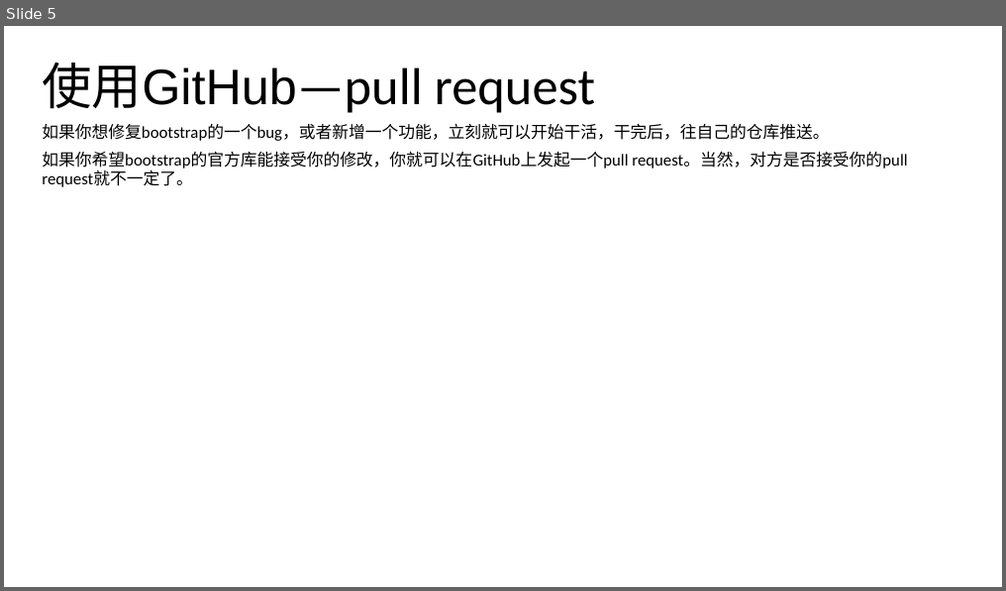
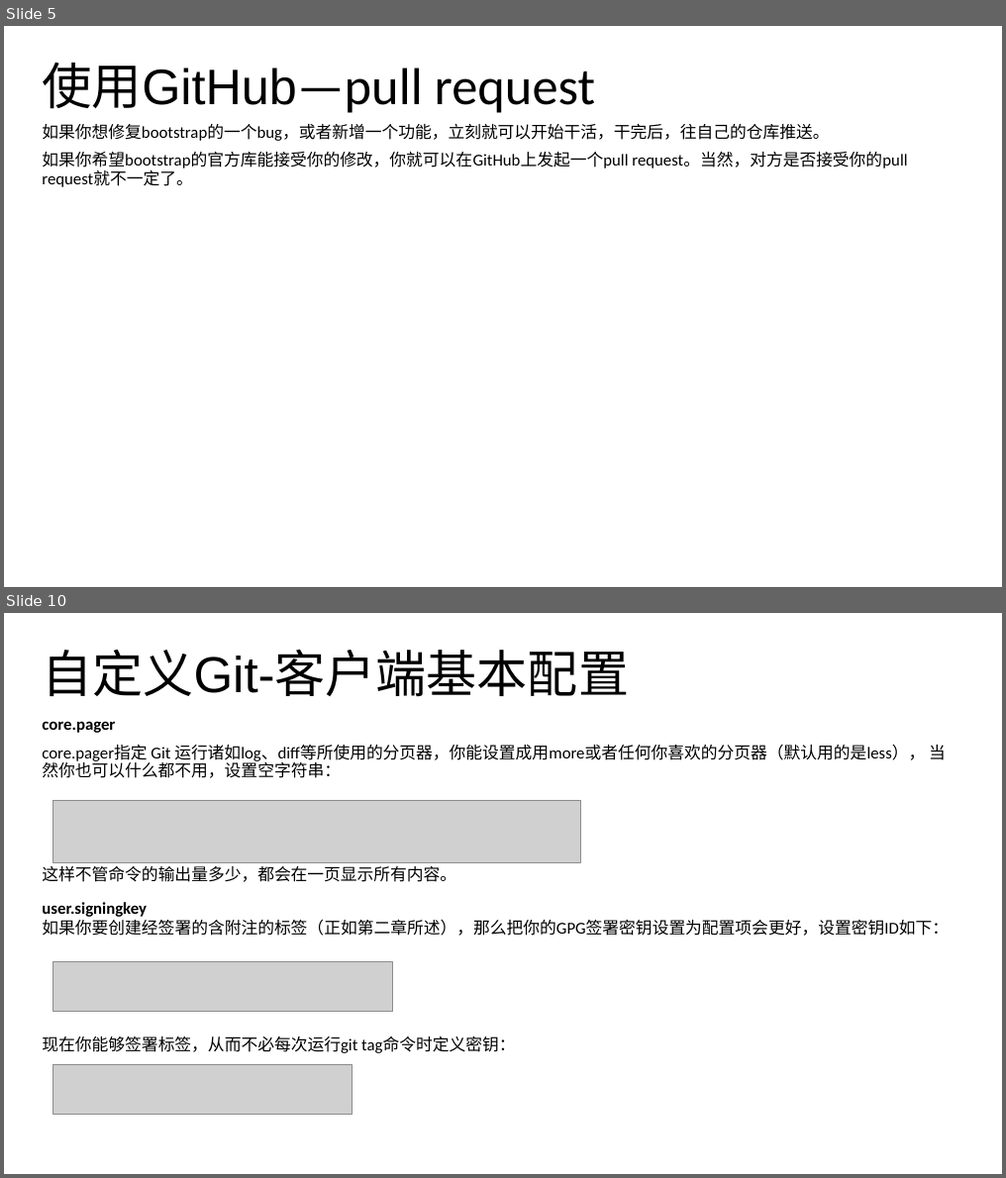
Before and after one commit to noprom/shandong, a slide deck: doc/ppt/迪力尼亚.pptx. Shown one above the other, each under a label of ours: slide 5 before the commit, slides 5 and 10 after it; the slides between them are not shown. The pictures are 1006x591 and 1006x1178 pixels, drawn with LibreOffice and Linux fonts; fonts in the diff are those of the drawing; grey boxes stand for pictures. Boxes give left, top, right and bottom in pixels: in the first picture for what was removed or moved away, otherwise in the second. Text is boxed around its words. In the diff, an @@ line names an element or a change of style, - is before the commit and + after.

```diff
--- a/doc/ppt/迪力尼亚.pptx
+++ b/doc/ppt/迪力尼亚.pptx
@@ slide 10 added at <box>4,613,1002,1174</box>, background #FFFFFF @@
@@ title added at <box>42,649,629,697</box>, 48.6 pt, text #000000 @@
+自定义Git-客户端基本配置
@@ subtitle added at <box>42,721,945,778</box>, 16 pt, text #000000 @@
+core.pager
+core.pager指定 Git 运行诸如log、diff等所使用的分页器，你能设置成用more或者任何你喜欢的分页器（默认用的是less）， 当然你也可以什么都不用，设置空字符串：
@@ picture added at <box>54,800,581,862</box> @@
@@ text added at <box>42,866,456,882</box>, 16 pt, text #000000 @@
+这样不管命令的输出量多少，都会在一页显示所有内容。
@@ text added at <box>42,902,948,936</box>, 16 pt, text #000000 @@
+user.signingkey
+如果你要创建经签署的含附注的标签（正如第二章所述），那么把你的GPG签署密钥设置为配置项会更好，设置密钥ID如下：
@@ picture added at <box>54,962,392,1012</box> @@
@@ text added at <box>42,1037,515,1054</box>, 16 pt, text #000000 @@
+现在你能够签署标签，从而不必每次运行git tag命令时定义密钥：
@@ picture added at <box>54,1064,352,1115</box> @@
```
Also in this commit, not shown: 7 other slides added, 1 slide removed.
